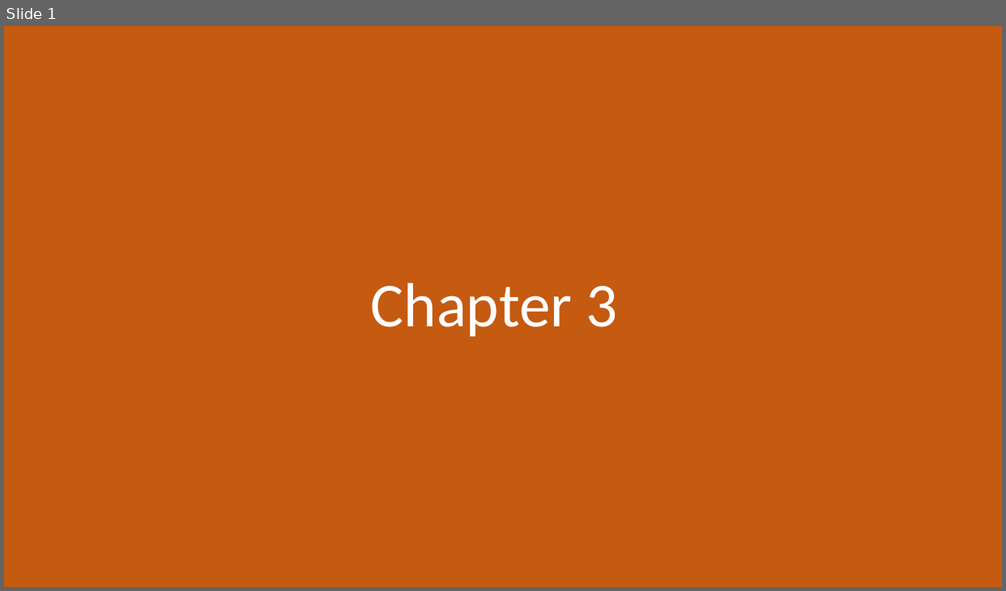
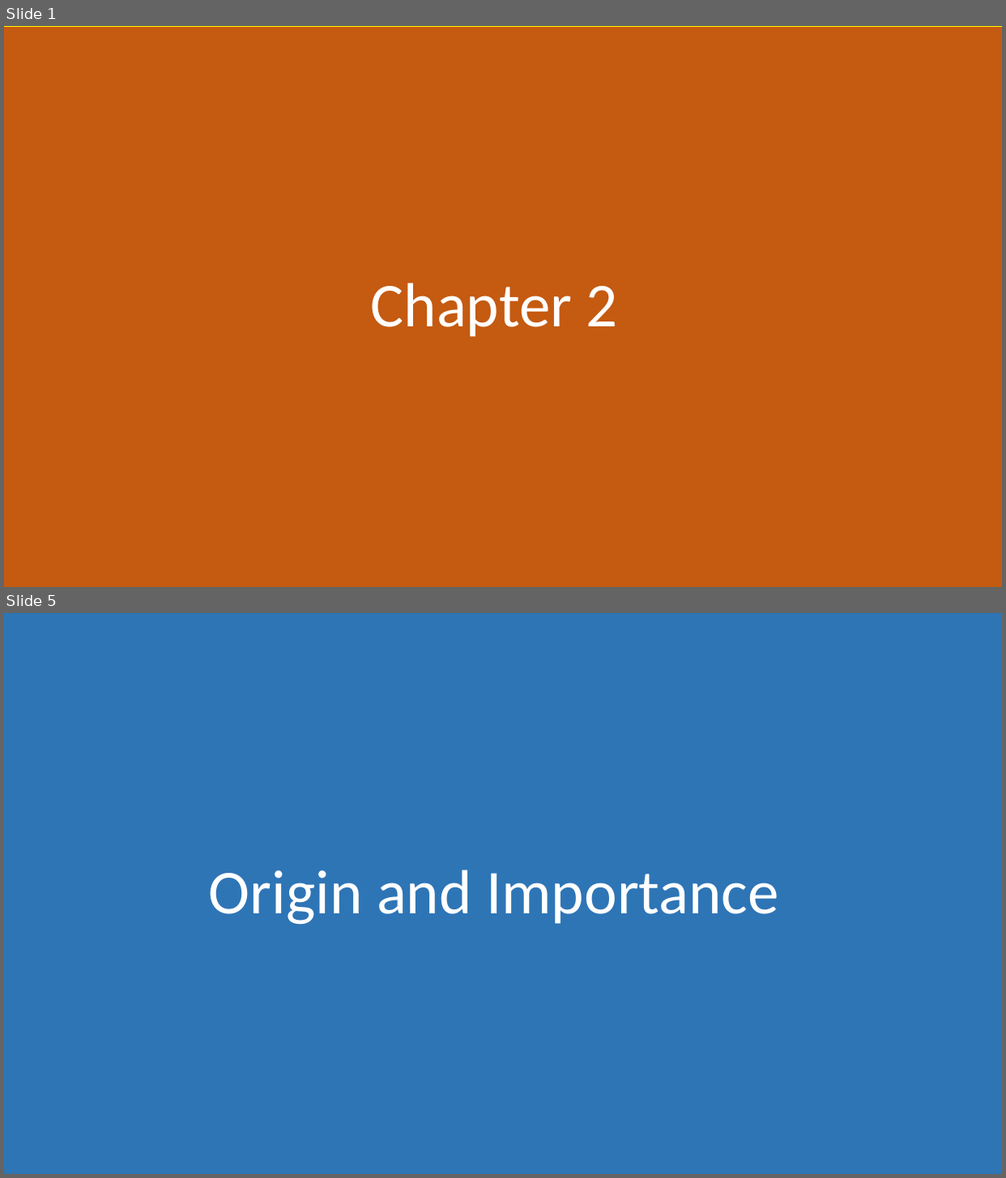
Before and after one commit to morkkis/PWD, a slide deck: presentations/chapter-2/Practical Web Dev.pptx. Shown one above the other, each under a label of ours: slide 1 before the commit, slides 1 and 5 after it; the slides between them are not shown. The pictures are 1006x591 and 1006x1178 pixels, drawn with LibreOffice and Linux fonts; fonts in the diff are those of the drawing. Boxes give left, top, right and bottom in pixels: in the first picture for what was removed or moved away, otherwise in the second. Text is boxed around its words. In the diff, an @@ line names an element or a change of style, - is before the commit and + after.

Commit message:
replace steps - css chapter with js chapter

```diff
--- a/presentations/chapter-2/Practical Web Dev.pptx
+++ b/presentations/chapter-2/Practical Web Dev.pptx
@@ slide 5 added at (4,613,1002,1174), background #FFFFFF @@
@@ rectangle added at (4,613,1002,1174), fill #2E75B6 @@
@@ title added at (209,870,779,925), 60 pt, text #FFFFFF @@
+Origin and Importance
@@ slide 1 changed as well @@
@@ rectangle at (4,26,1002,587): outline none to #FFFF00 0.5 pt @@
@@ title at (371,283,618,337): text changed @@
-Chapter 3
+Chapter 2
```
Also in this commit, not shown: 2 other slides changed, 16 other slides added, 27 slides removed, 7 other files.
